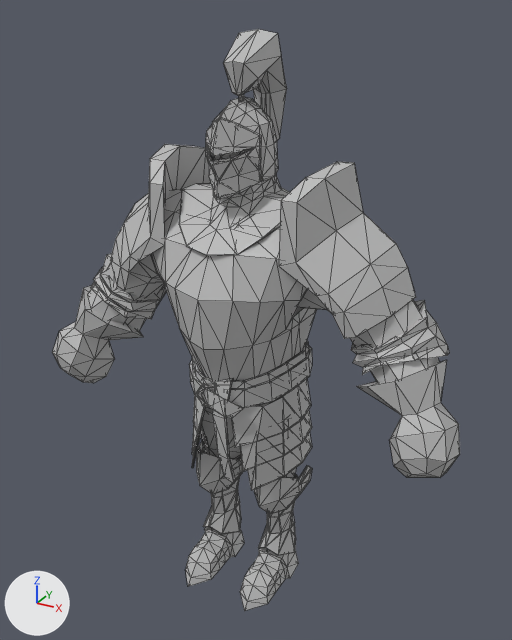
Before and after pictures for a commit that changed the FBX model Assets/Models/NPC/Model_Knight (Rigged).fbx.
One viewpoint serves both versions: a camera (50 mm lens) standing at (1.01, -1.792, 1.856) and looking at (0.019, 0.01, 0.955). The axes (+X, +Y, +Z) are drawn at lower left. The lights are the same throughout. Mesh edges are drawn as thin lines. Where no turn or scale is listed for an object, it has been applied to the vertices.
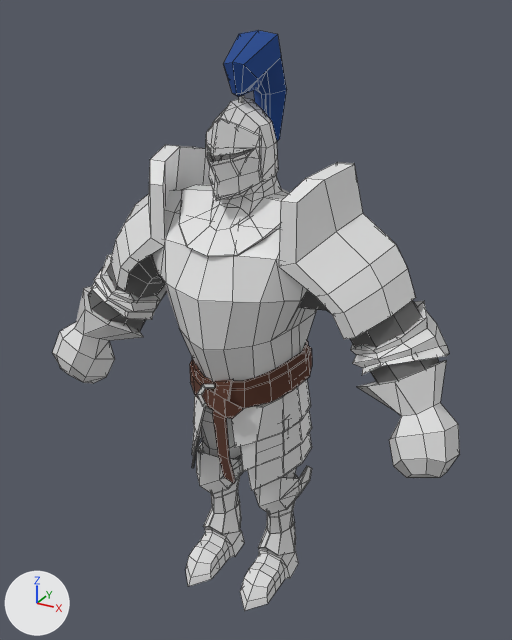
Where the newer file only moved an object's origin or applied its transform, the numbers keep the older frame.

Pixel boxes (x1, y1, x2, y2) of what changed, in the pictures (512 x 640 px; the box of a moved part takes in the faces that stretch with it):
'polySurface87.001', reshaped
    before: (52, 29, 460, 611)
    after: (52, 30, 460, 611)
part 1 of me_mesh_001, moved or reshaped
    before: (116, 101, 408, 330)
    after: (116, 147, 408, 330)
part 2 of me_mesh_001, moved or reshaped
    both: (280, 466, 312, 500)
part 3 of me_mesh_001, moved or reshaped (not visible afterwards)
    before: (197, 384, 205, 406)
part 4 of me_mesh_001, recoloured (grey to blue)
    both: (201, 65, 311, 483)
part 5 of me_mesh_001, recoloured
    both: (75, 102, 416, 569)
part 6 of me_mesh_001, recoloured
    both: (110, 314, 127, 323)

What changed in the scene script:
```text
Add img_pt_texture_tga:
    img_pt_texture_tga = load_image('PT_texture.tga', '../../Texture/PT_texture.tga', 256, 256, 'sRGB')
Add mat_metal2:
    mat_metal2 = principled_material('Metal2')
    mat_metal2.base_color = (0.111, 0.111, 0.111)  # dark grey #5e5e5e
    mat_metal2.roughness = 0.377
Add mat_metal1:
    mat_metal1 = principled_material('Metal1')
    mat_metal1.base_color = (0.8, 0.8, 0.8)  # white #e7e7e7
    mat_metal1.roughness = 0.154
Add mat_guardmat:
    mat_guardmat = principled_material('GuardMat')
    mat_guardmat.texture = img_pt_texture_tga
    mat_guardmat.roughness = 1.0
Change me_mesh_001:
    used by ob_polysurface87_001; location = (0.0, 0.0, 0.0)
    remove me_mesh_001.from_pydata(...)  # 1816 vertices, 3450 faces; spans x -0.71..0.7, y -0.28..0.23, z 0.0..1.8
    add me_mesh_001.from_pydata(...)  # 1816 vertices, 1977 faces; spans x -0.71..0.7, y -0.28..0.22, z 0.0..1.8
    me_mesh_001 part 1: 23 vertices moved from x -0.32..0.31, y -0.19..0.13, z 1.01..1.48 to x -0.29..0.27, y -0.19..0.08, z 1.06..1.48; 15 vertices removed from x -0.41..0.42, y -0.19..0.23, z 1.22..1.62; 15 vertices added at x -0.41..0.41, y -0.19..0.22, z 1.21..1.61
    me_mesh_001 part 2: 1 vertex moved within x 0.19, y 0.0, z 0.39; 1 vertex removed from x 0.2, y 0.0, z 0.39; 1 vertex added at x 0.19, y 0.0, z 0.39
    me_mesh_001 part 3: 1 vertex removed from x -0.05, y -0.24, z 0.79; 1 vertex added at x -0.05, y -0.23, z 0.79
    me_mesh_001 part 4: 92 faces spanning x -0.08..0.19, y -0.24..0.17, z 0.47..1.73 switch from mat_lambert1_001 (grey #bcbcbc) to mat_guardmat (picture img_pt_texture_tga)
    me_mesh_001 part 5: 361 faces spanning x -0.69..0.69, y -0.21..0.18, z 0.0..1.64 switch from mat_lambert1_001 (grey #bcbcbc) to mat_metal1 (white #e7e7e7)
    me_mesh_001 part 6: 28 faces spanning x -0.61..0.62, y -0.14..0.12, z 0.8..1.28 switch from mat_lambert1_001 (grey #bcbcbc) to mat_metal2 (dark grey #5d5d5d)
```
